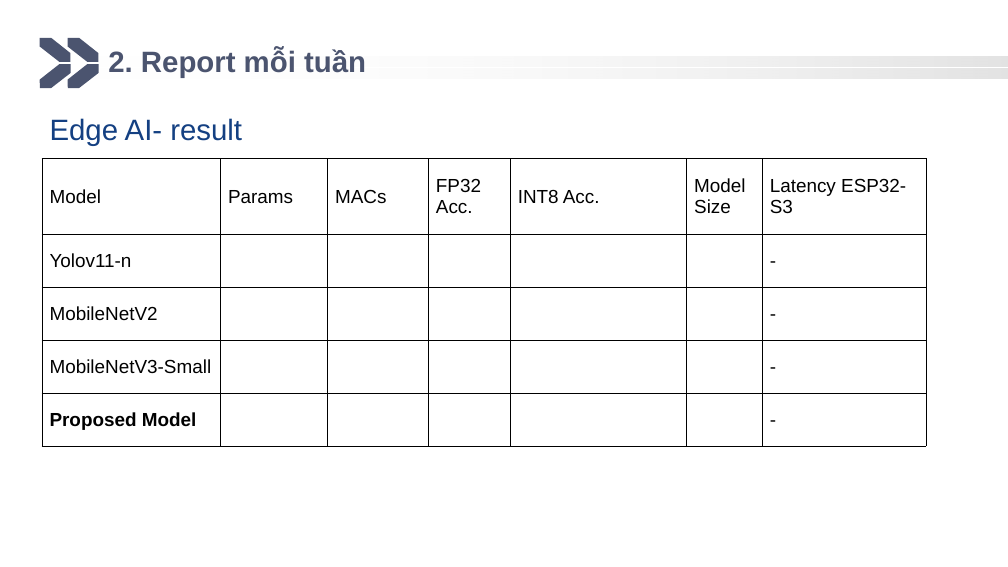
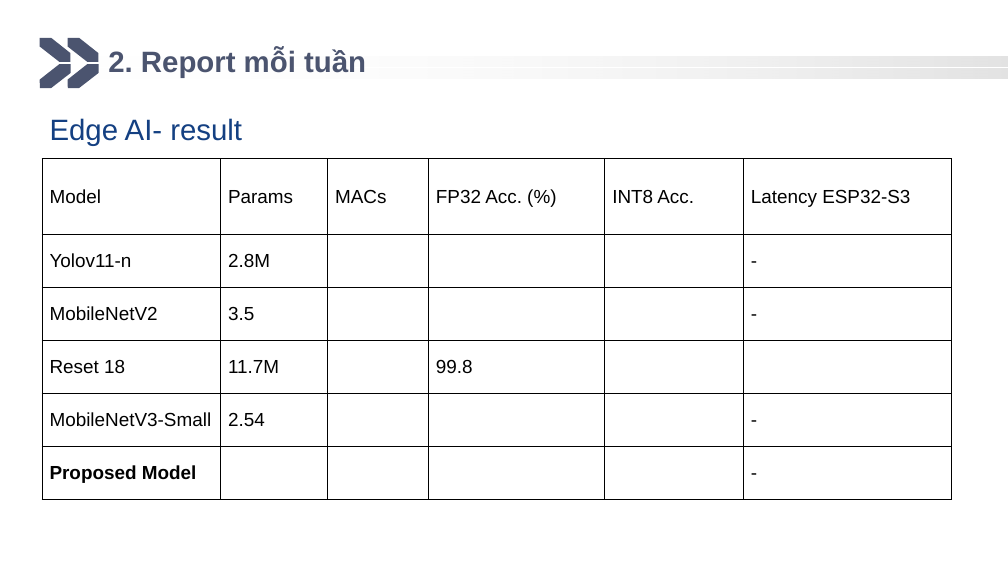
Before and after one commit to giunzz/mobile_project, a slide deck: slide 13 of report/15.3. Di động - Tuan3.pptx (slide 12 before the commit). Drawn at 1008x567 pixels with LibreOffice and Linux fonts; fonts in the diff are those of the drawing; background and template pictures are left out. Boxes give left, top, right and bottom in pixels: in the first picture for what was removed or moved away, otherwise in the second. Text is boxed around its words. In the diff, an @@ line names an element or a change of style, - is before the commit and + after.

Commit message:
model AI unrollnet

```diff
--- a/report/15.3. Di động - Tuan3.pptx
+++ b/report/15.3. Di động - Tuan3.pptx
@@ table at bbox=[42, 159, 951, 499] @@
-Model | Params | MACs | FP32 Acc. | INT8 Acc. | Model Size | Latency ESP32-S3
-Yolov11-n |  |  |  |  |  | -
-MobileNetV2 |  |  |  |  |  | -
-MobileNetV3-Small |  |  |  |  |  | -
-Proposed Model |  |  |  |  |  | -
+Model | Params | MACs | FP32 Acc. (%) | INT8 Acc. | Latency ESP32-S3
+Yolov11-n | 2.8M |  |  |  | -
+MobileNetV2 | 3.5 |  |  |  | -
+Reset 18 | 11.7M |  | 99.8 |  | 
+MobileNetV3-Small | 2.54 |  |  |  | -
+Proposed Model |  |  |  |  | -
@@ table: place and size @@
-table at bbox=[42, 159, 926, 446]
+table at bbox=[42, 159, 951, 499]
```
Also in this commit, not shown: 1 slide added, 2 other files.
